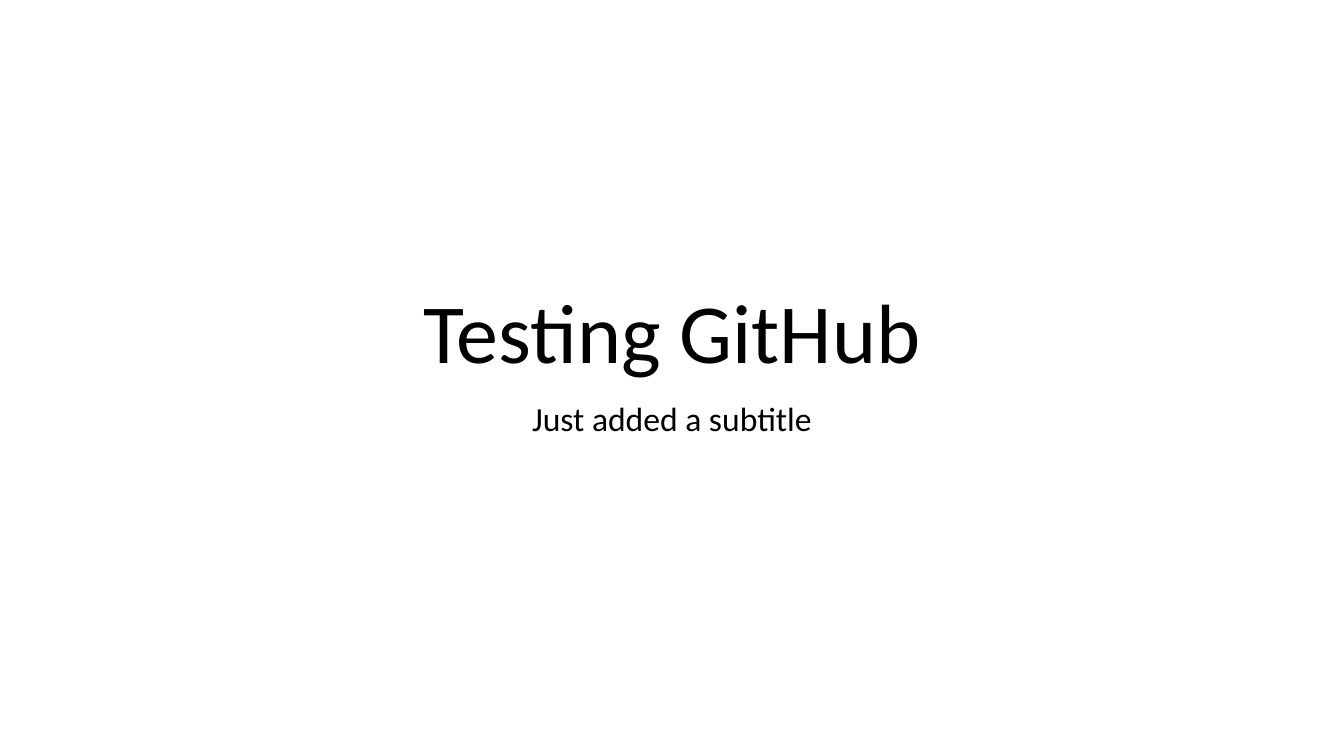
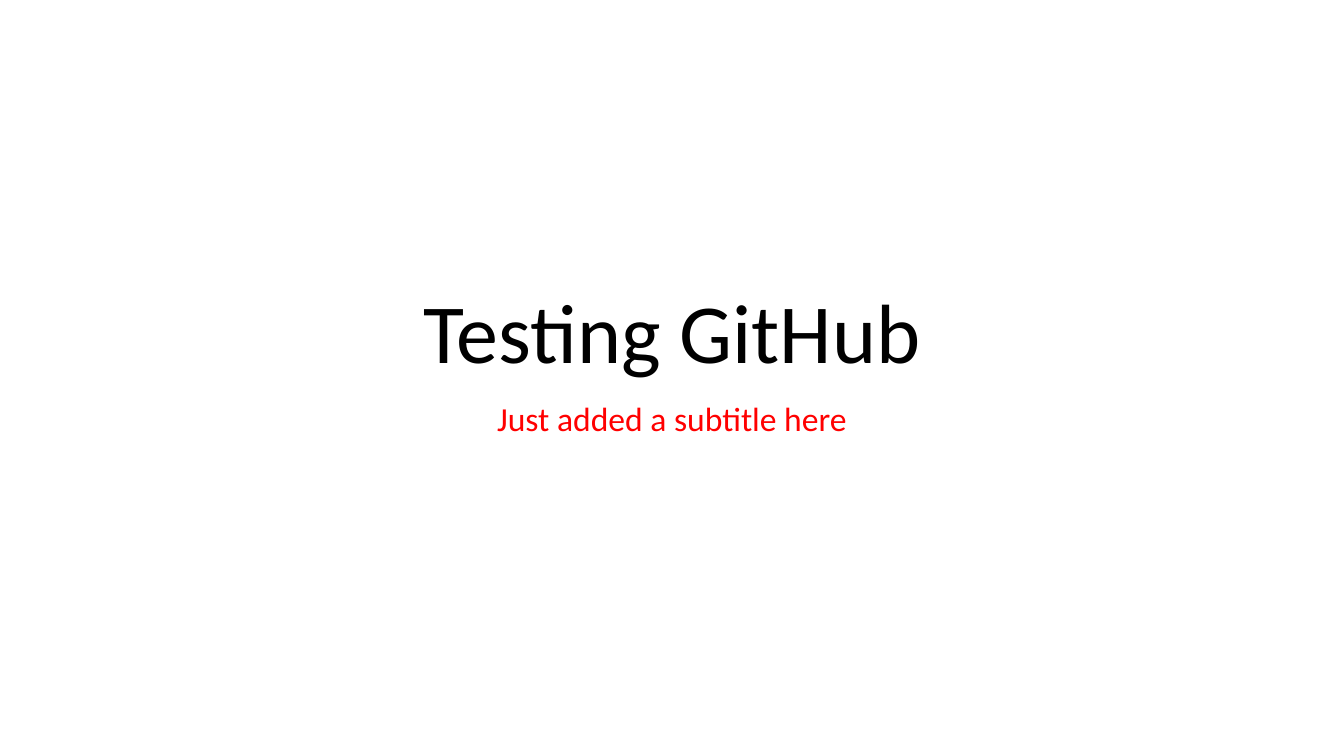
Before and after one commit to AlTailor/Test, a slide deck: slide 1 of DemoGFit.pptx. Drawn at 1344x756 pixels with LibreOffice and Linux fonts; fonts in the diff are those of the drawing. Boxes give left, top, right and bottom in pixels: in the first picture for what was removed or moved away, otherwise in the second. Text is boxed around its words. In the diff, an @@ line names an element or a change of style, - is before the commit and + after.

```diff
--- a/DemoGFit.pptx
+++ b/DemoGFit.pptx
@@ subtitle at [497,407,846,432]: text changed; text colour #000000 to #FF0000 @@
-Just added a subtitle
+Just added a subtitle here
```
Also in this commit, not shown: 1 other file.
